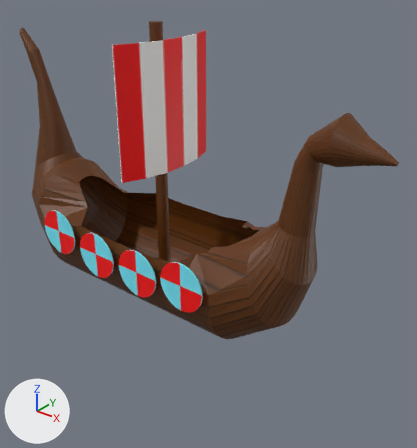
Before and after pictures for a commit that changed the Blender file resources/models/ship.blend.
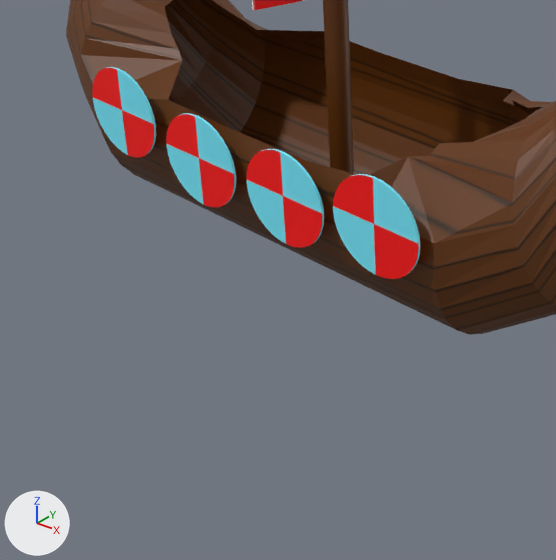
There are two pictures of each version: one whole from a camera (50 mm lens) standing at (6.43, -6.47, 4.73) and looking at (1.14, 0.15, 0.62), one close up on the part from 0% to 64% of the width and 40% to 100% of the height. Lighting does not change. The marker at lower left points along +X, +Y and +Z.

Objects in the first close-up: 'Mast', 'Shield1', 'Shield2', 'Shield3', 'Shield4', 'Ship'.
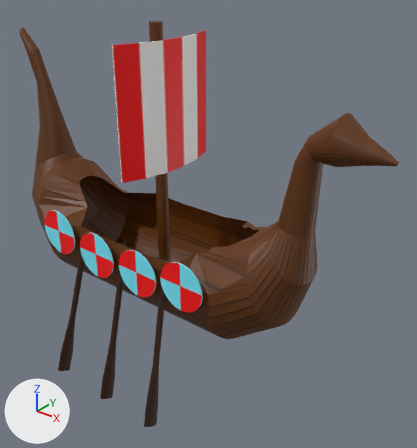
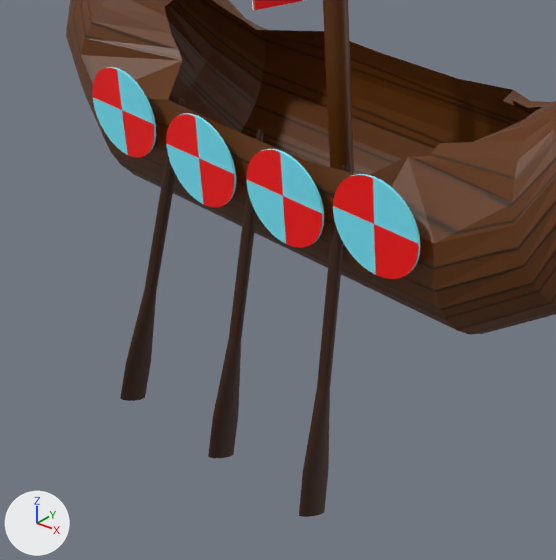
Where the newer file only moved an object's origin or applied its transform, the numbers keep the older frame.

Edits to the bpy script that builds the scene:
```text
Add img_ship_oar:
    img_ship_oar = load_image('ship_oar', 'ship_oar.png', 512, 512, 'sRGB')
Add mat_oar:
    mat_oar = principled_material('Oar')
    mat_oar.texture = img_ship_oar
Add me_cylinder_008:
    me_cylinder_008.from_pydata(...)  # 160 vertices, 130 faces; spans x -0.97..-0.66, y -1.67..-0.83, z -2.41..0.42
    me_cylinder_008.materials.append(mat_oar)  # picture img_ship_oar
Add me_cylinder_007:
    me_cylinder_007.from_pydata(...)  # 160 vertices, 130 faces; spans x 1.07..1.32, y -1.67..-0.83, z -2.41..0.43
    me_cylinder_007.materials.append(mat_oar)  # picture img_ship_oar
Add me_cylinder_006:
    me_cylinder_006.from_pydata(...)  # 160 vertices, 130 faces; spans x 0.17..0.27, y -1.67..-0.83, z -2.42..0.43
    me_cylinder_006.materials.append(mat_oar)  # picture img_ship_oar
Add ob_oar_back:
    ob_oar_back = bpy.data.objects.new('Oar.back', me_cylinder_008)
    ob_oar_back.location = (0.0, 0.0, 0.0)
Add ob_oar_front:
    ob_oar_front = bpy.data.objects.new('Oar.front', me_cylinder_007)
    ob_oar_front.location = (0.0, 0.0, 0.0)
Add ob_oar_mid:
    ob_oar_mid = bpy.data.objects.new('Oar.mid', me_cylinder_006)
    ob_oar_mid.location = (0.0, 0.0, 0.0)
```

Location of each change, [x1, y1, x2, y2] in pixels of the close-ups (556 x 560 px):
'Oar.front', added (brown)
    after: [299, 165, 347, 517]
'Oar.mid', added (brown)
    after: [208, 130, 263, 458]
'Oar.back', added (brown)
    after: [120, 98, 185, 401]
